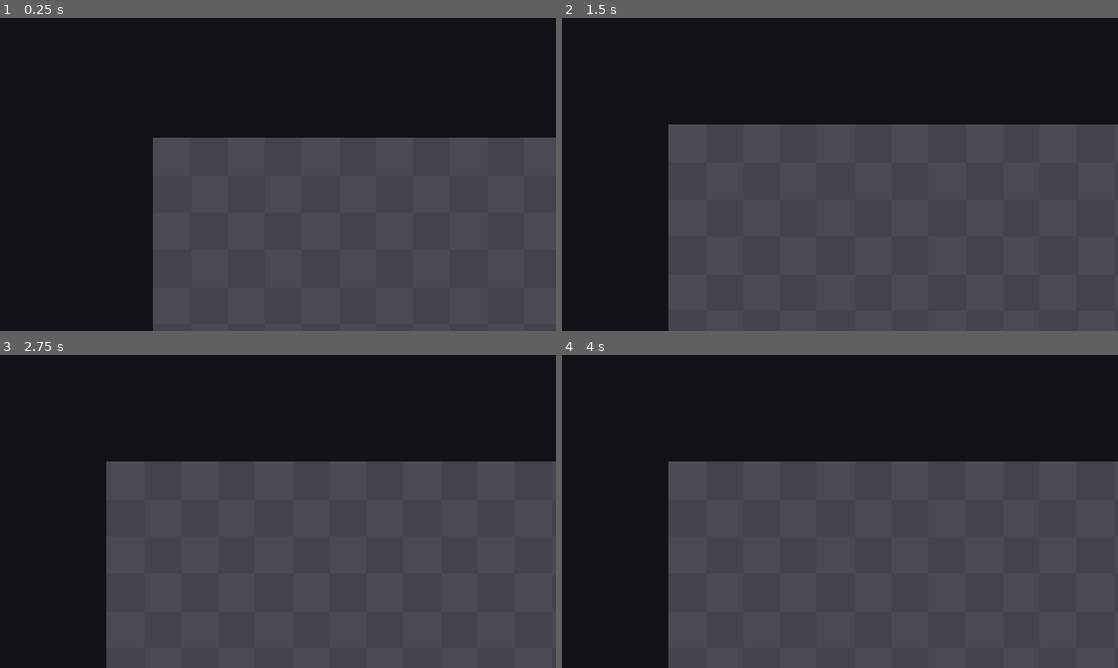
Above: before the commit, frames 1-4 (two rows, left to right).
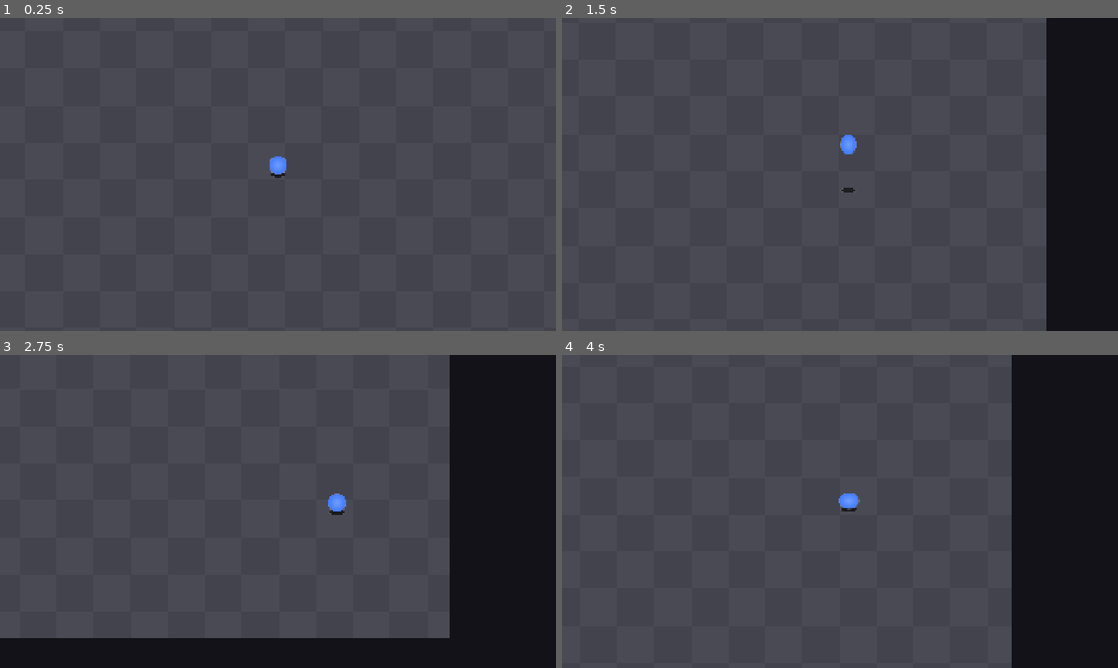
Above: after the commit, the same moments.

Repository: Lucarni-Lucas/entrega-boss-lucarni-lucas
Game: Godot game, scene res://scenes/arena.tscn
The game is run twice, just before and just after one commit, with the same random seed, the same clock (stepped at 60 frames per second) and the same inputs.
Inputs:
- Up to frame 1 (0.25 s): no input
- Up to frame 2 (1.5 s): hold D (mover_derecha) 0.53-1.28 s; tap Space (saltar) at 0.6, 0.77, 1.07, 1.35 s; hold S (mover_abajo) from 1.28 s (still down)
- Up to frame 3 (2.75 s): tap Space (saltar) at 1.52, 1.82, 2.1 s; release S (mover_abajo) at 2.03 s; hold D (mover_derecha) from 2.03 s (still down)
- Up to frame 4 (4 s): release D (mover_derecha) at 2.78 s; hold W (mover_arriba) 2.78-3.53 s; tap Space (saltar) at 2.85, 3.02, 3.32, 3.6, 3.77 s; tap Enter at 3.5 s; hold A (mover_izquierda) from 3.53 s (still down)

The runs differ from the first frame. In frame 1, 55% of the frame differs, in the area x 0-100%, y 0-100%; in frame 2, 51%; in frame 3, 57%; in frame 4, 53%.

Commit message:
player + verbos de caminar y saltar implementados

Diff:
--- a/entrega-boss-lucarni-lucas/resources/player_params.tres
+++ b/entrega-boss-lucarni-lucas/resources/player_params.tres
@@ -4,4 +4,6 @@
 
 [resource]
 script = ExtResource("1_pk6jb")
+anim_estiramiento_max = 1.15
+anim_aterrizaje_vuelta = 0.37
 metadata/_custom_type_script = "uid://bpnf8ftr7uhrk"
--- a/entrega-boss-lucarni-lucas/scenes/arena.tscn
+++ b/entrega-boss-lucarni-lucas/scenes/arena.tscn
@@ -2,6 +2,7 @@
 
 [ext_resource type="PackedScene" uid="uid://fm4dys2j78qx" path="res://scenes/camara.tscn" id="1_e05a3"]
 [ext_resource type="Texture2D" uid="uid://b6s7sn8uddq73" path="res://assets/placeholder/suelo.png" id="1_wl4x5"]
+[ext_resource type="PackedScene" uid="uid://cox3t741yfdhq" path="res://scenes/player/player.tscn" id="2_olpmc"]
 
 [sub_resource type="RectangleShape2D" id="RectangleShape2D_xrivr"]
 size = Vector2(2080, 40)
@@ -40,9 +41,13 @@
 [node name="Entidades" type="Node2D" parent="." unique_id=272458442]
 y_sort_enabled = true
 
-[node name="Camara" parent="." unique_id=1696517493 instance=ExtResource("1_e05a3")]
+[node name="Player" parent="Entidades" unique_id=666075403 instance=ExtResource("2_olpmc")]
+position = Vector2(1000, 750)
+
+[node name="Camara" parent="." unique_id=1696517493 node_paths=PackedStringArray("objetivo") instance=ExtResource("1_e05a3")]
 limit_left = -370
 limit_top = -370
 limit_right = 2370
 limit_bottom = 1870
 limit_smoothed = true
+objetivo = NodePath("../Entidades/Player")
--- /dev/null
+++ b/entrega-boss-lucarni-lucas/scenes/camara.gd
@@ -0,0 +1,17 @@
+extends Camera2D
+
+@export var objetivo: Node2D
+
+
+func _ready() -> void:
+	if objetivo == null:
+		return
+
+	global_position = objetivo.global_position
+	reset_smoothing()
+
+
+func _physics_process(_delta: float) -> void:
+	if objetivo == null:
+		return
+	global_position = objetivo.global_position
--- a/entrega-boss-lucarni-lucas/scenes/camara.tscn
+++ b/entrega-boss-lucarni-lucas/scenes/camara.tscn
@@ -1,4 +1,8 @@
 [gd_scene format=3 uid="uid://fm4dys2j78qx"]
 
+[ext_resource type="Script" uid="uid://5ndv5pjf4537" path="res://scenes/camara.gd" id="1_g5i2v"]
+
 [node name="Camara" type="Camera2D" unique_id=1696517493]
+process_callback = 0
 position_smoothing_enabled = true
+script = ExtResource("1_g5i2v")
--- /dev/null
+++ b/entrega-boss-lucarni-lucas/scenes/player/jump.gd
@@ -0,0 +1,15 @@
+extends Node
+
+signal salto
+
+var _tiempo_buffer := 0.0
+
+func procesar_fisica(player: Player, delta: float) -> void:
+	_tiempo_buffer = maxf(_tiempo_buffer - delta, 0.0)
+	if Input.is_action_just_pressed("saltar"):
+		_tiempo_buffer = player.params.salto_buffer
+
+	if _tiempo_buffer > 0.0 and player.esta_en_suelo():
+		_tiempo_buffer = 0.0
+		player.aplicar_impulso_vertical(player.params.fuerza_salto)
+		salto.emit()
--- /dev/null
+++ b/entrega-boss-lucarni-lucas/scenes/player/player.gd
@@ -0,0 +1,65 @@
+class_name Player
+extends CharacterBody2D
+
+signal aterrizo
+
+@export var params: PlayerParams
+
+var ultima_direccion := Vector2.DOWN
+var z := 0.0
+## Positiva sube, negativa baja.
+var velocidad_z := 0.0
+
+@onready var _walk := $Walk
+@onready var _sprite := $Sprite
+@onready var _shadow := $Shadow
+@onready var _jump := $Jump
+
+
+func _ready() -> void:
+	aterrizo.connect(_on_aterrizo)
+
+
+func _physics_process(delta: float) -> void:
+	_walk.procesar_fisica(self, delta)
+	_jump.procesar_fisica(self, delta)
+	move_and_slide()
+
+	_actualizar_altura(delta)
+	_sprite.position.y = -z
+	_shadow.actualizar(z, params)
+	_sprite.estirar_segun_velocidad(_velocidad_en_pantalla(), params)
+
+
+## Altura del suelo debajo del jugador.
+func suelo_actual() -> float:
+	return 0.0
+
+
+func esta_en_suelo() -> bool:
+	return z <= suelo_actual() + 0.01
+
+
+func aplicar_impulso_vertical(fuerza: float) -> void:
+	velocidad_z = fuerza
+
+
+func _velocidad_en_pantalla() -> Vector2:
+	if esta_en_suelo():
+		return Vector2.ZERO
+	return Vector2(velocity.x, velocity.y - velocidad_z)
+
+
+func _actualizar_altura(delta: float) -> void:
+	if esta_en_suelo() and velocidad_z <= 0.0:
+		return
+	velocidad_z -= params.gravedad * delta
+	z += velocidad_z * delta
+	if z <= suelo_actual():
+		z = suelo_actual()
+		velocidad_z = 0.0
+		aterrizo.emit()
+
+
+func _on_aterrizo() -> void:
+	_sprite.deformar(params.anim_aterrizaje_escala, params.anim_aterrizaje_ida, params.anim_aterrizaje_vuelta)
--- /dev/null
+++ b/entrega-boss-lucarni-lucas/scenes/player/player.tscn
@@ -0,0 +1,62 @@
+[gd_scene format=3 uid="uid://cox3t741yfdhq"]
+
+[ext_resource type="Script" uid="uid://dpgsch6uikgxl" path="res://scenes/player/player.gd" id="1_dovo2"]
+[ext_resource type="Script" uid="uid://cryk37ync3cfi" path="res://scenes/player/walk.gd" id="2_gmlin"]
+[ext_resource type="Resource" uid="uid://dq4faj2ot85b1" path="res://resources/player_params.tres" id="2_lvxji"]
+[ext_resource type="Script" uid="uid://0ou67viw842l" path="res://scenes/player/shadow.gd" id="3_lvxji"]
+[ext_resource type="Script" uid="uid://bsiclvrdaskx7" path="res://scenes/player/sprite.gd" id="4_75vfm"]
+[ext_resource type="Script" uid="uid://0k1mbhbc0do7" path="res://scenes/player/jump.gd" id="5_p47bc"]
+
+[sub_resource type="CircleShape2D" id="CircleShape2D_xrivr"]
+radius = 1.0
+
+[sub_resource type="Gradient" id="Gradient_gmlin"]
+interpolation_mode = 2
+interpolation_color_space = 2
+offsets = PackedFloat32Array(0.82287824, 0.92619926)
+colors = PackedColorArray(0, 0, 0, 1, 1, 1, 1, 0)
+
+[sub_resource type="GradientTexture2D" id="GradientTexture2D_13qdw"]
+gradient = SubResource("Gradient_gmlin")
+height = 24
+fill = 1
+fill_from = Vector2(0.5, 0.5)
+fill_to = Vector2(0.5, 0)
+
+[sub_resource type="Gradient" id="Gradient_lvxji"]
+offsets = PackedFloat32Array(0, 0.95625, 1)
+colors = PackedColorArray(0.4443136, 0.62112236, 1, 1, 0.25459045, 0.47366184, 0.99997634, 1, 1, 1, 1, 0)
+
+[sub_resource type="GradientTexture2D" id="GradientTexture2D_xrivr"]
+gradient = SubResource("Gradient_lvxji")
+fill = 1
+fill_from = Vector2(0.5, 0.5)
+fill_to = Vector2(0.5, 0)
+
+[node name="Player" type="CharacterBody2D" unique_id=666075403]
+collision_layer = 2
+motion_mode = 1
+script = ExtResource("1_dovo2")
+params = ExtResource("2_lvxji")
+
+[node name="CollisionShape2D" type="CollisionShape2D" parent="." unique_id=651236493]
+shape = SubResource("CircleShape2D_xrivr")
+
+[node name="Shadow" type="Sprite2D" parent="." unique_id=1542911438]
+texture = SubResource("GradientTexture2D_13qdw")
+script = ExtResource("3_lvxji")
+
+[node name="Sprite" type="Node2D" parent="." unique_id=1338394626]
+script = ExtResource("4_75vfm")
+
+[node name="Estiramiento" type="Node2D" parent="Sprite" unique_id=958097106]
+position = Vector2(0, -32)
+
+[node name="Visual" type="Sprite2D" parent="Sprite/Estiramiento" unique_id=198621459]
+texture = SubResource("GradientTexture2D_xrivr")
+
+[node name="Walk" type="Node" parent="." unique_id=1032320984]
+script = ExtResource("2_gmlin")
+
+[node name="Jump" type="Node" parent="." unique_id=1766960256]
+script = ExtResource("5_p47bc")
--- /dev/null
+++ b/entrega-boss-lucarni-lucas/scenes/player/shadow.gd
@@ -0,0 +1,6 @@
+extends Sprite2D
+
+func actualizar(z: float, params: PlayerParams) -> void:
+	var altura_relativa := clampf(z / params.sombra_altura_max, 0.0, 1.0)
+	scale = Vector2.ONE * lerpf(1.0, params.sombra_escala_min, altura_relativa)
+	modulate.a = lerpf(params.sombra_alpha_max, params.sombra_alpha_min, altura_relativa)
--- /dev/null
+++ b/entrega-boss-lucarni-lucas/scenes/player/sprite.gd
@@ -0,0 +1,19 @@
+extends Node2D
+
+var _tween: Tween
+
+@onready var _estiramiento := $Estiramiento
+@onready var _visual := $Estiramiento/Visual
+
+func deformar(escala: Vector2, duracion_ida: float, duracion_vuelta: float) -> void:
+	if _tween:
+		_tween.kill()
+	_tween = create_tween()
+	_tween.tween_property(self, "scale", escala, duracion_ida)
+	_tween.tween_property(self, "scale", Vector2.ONE, duracion_vuelta).set_trans(Tween.TRANS_BACK).set_ease(Tween.EASE_OUT)
+
+func estirar_segun_velocidad(velocidad: Vector2, params: PlayerParams) -> void:
+	var factor := minf(1.0 + velocidad.length() * params.anim_estiramiento_factor, params.anim_estiramiento_max)
+	_estiramiento.rotation = velocidad.angle()
+	_estiramiento.scale = Vector2(factor, 1.0 / factor)
+	_visual.rotation = -_estiramiento.rotation
--- /dev/null
+++ b/entrega-boss-lucarni-lucas/scenes/player/walk.gd
@@ -0,0 +1,7 @@
+extends Node
+
+func procesar_fisica(player: Player, _delta: float) -> void:
+	var direccion := Input.get_vector("mover_izquierda", "mover_derecha", "mover_arriba", "mover_abajo")
+	player.velocity = direccion * player.params.velocidad
+	if direccion != Vector2.ZERO:
+		player.ultima_direccion = direccion
--- a/entrega-boss-lucarni-lucas/scripts/player_params.gd
+++ b/entrega-boss-lucarni-lucas/scripts/player_params.gd
@@ -1,21 +1,35 @@
 class_name PlayerParams
 extends Resource
 
+@export_group("Animación")
+@export var anim_estiramiento_factor: float = 0.0004
+@export_range(1, 2, 0.05) var anim_estiramiento_max: float = 1.15
+@export var anim_aterrizaje_escala := Vector2(1.3, 0.75)
+@export_range(0, 0.5, 0.01, "suffix:s") var anim_aterrizaje_ida: float = 0.06
+@export_range(0, 0.5, 0.01, "suffix:s") var anim_aterrizaje_vuelta: float = 0.37
+
 @export_group("Caminar")
-@export_range(0, 1000, 10, "suffix:px/s") var velocidad: float = 250.0
+@export_range(0, 1000, 10, "suffix:px/s") var velocidad: float = 420.0
 
 @export_group("Salto")
-@export_range(0, 1500, 10, "suffix:px/s") var fuerza_salto: float = 380.0
-@export_range(0, 5000, 50, "suffix:px/s²") var gravedad: float = 1200.0
+@export_range(0, 3000, 10, "suffix:px/s") var fuerza_salto: float = 1300.0
+@export_range(0, 10000, 50, "suffix:px/s²") var gravedad: float = 5000.0
+@export_range(0, 0.3, 0.01, "suffix:s") var salto_buffer: float = 0.1
+
+@export_group("Sombra")
+@export_range(10, 1000, 10, "suffix:px") var sombra_altura_max: float = 600.0
+@export_range(0, 1, 0.05) var sombra_escala_min: float = 0.65
+@export_range(0, 1, 0.05) var sombra_alpha_max: float = 0.65
+@export_range(0, 1, 0.05) var sombra_alpha_min: float = 0.4
 
 @export_group("Slash")
 @export var slash_dano: int = 1
 
 @export_group("Ground pound")
-@export var gp_radio_explosion: float = 0.0   # Ground pound explosivo lo sube
+@export var gp_radio_explosion: float = 0.0
 
 @export_group("Dive")
-@export var dive_cargas_max: int = 1          # Dive doble lo pone en 2
+@export var dive_cargas_max: int = 1
 
 @export_group("Boomerang")
 @export_range(0, 5, 0.1, "suffix:s") var boomerang_duracion: float = 1.2
Not shown, added: entrega-boss-lucarni-lucas/scenes/camara.gd.uid
Not shown, added: entrega-boss-lucarni-lucas/scenes/player/jump.gd.uid
Not shown, added: entrega-boss-lucarni-lucas/scenes/player/player.gd.uid
Not shown, added: entrega-boss-lucarni-lucas/scenes/player/shadow.gd.uid
Not shown, added: entrega-boss-lucarni-lucas/scenes/player/sprite.gd.uid
Not shown, added: entrega-boss-lucarni-lucas/scenes/player/walk.gd.uid
